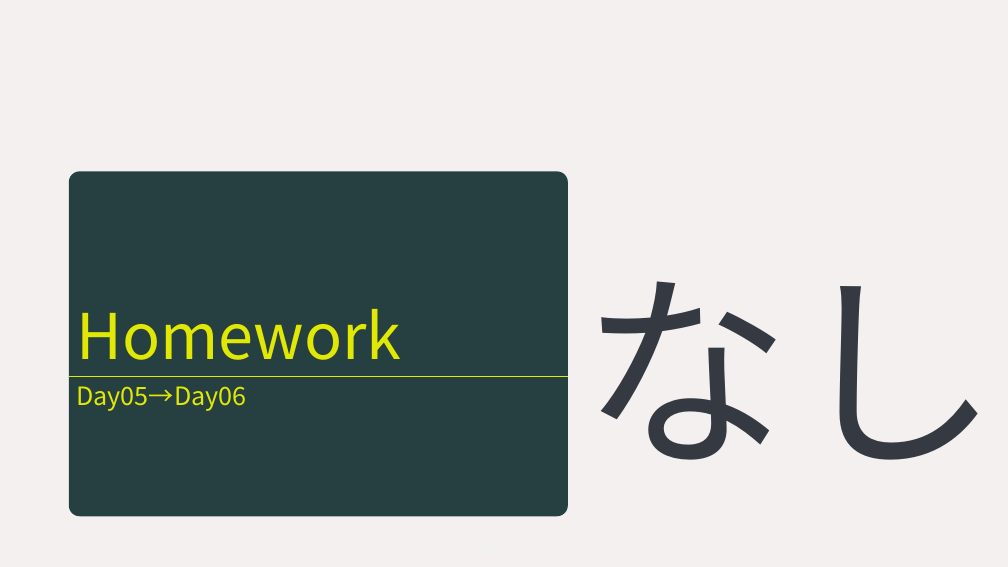
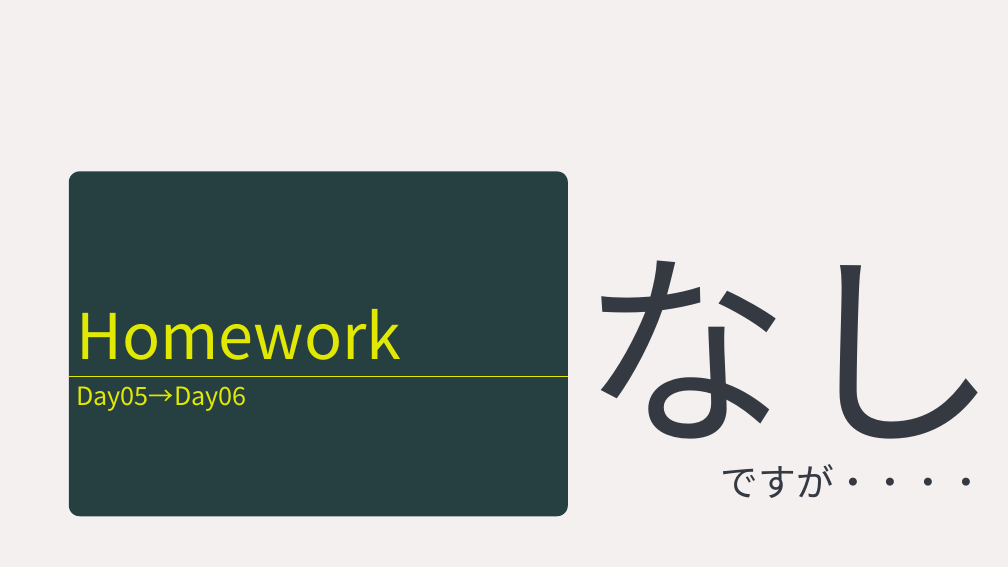
Before and after one commit to YokoyamaLab/PythonBasics, a slide deck: slide 8 of slides/computerScience_day5.pptx (slide 7 before the commit). Drawn at 1008x567 pixels with LibreOffice and Linux fonts; fonts in the diff are those of the drawing. Boxes give left, top, right and bottom in pixels: in the first picture for what was removed or moved away, otherwise in the second. Text is boxed around its words. In the diff, an @@ line names an element or a change of style, - is before the commit and + after.

```diff
--- a/slides/computerScience_day5.pptx
+++ b/slides/computerScience_day5.pptx
@@ text "なし" rewrapped from (581,281,999,460) to (581,260,999,479) @@
@@ text added at (721,464,986,498), 36 pt, text #353941 @@
+ですが・・・・
```
Also in this commit, not shown: 5 other slides changed, 2 slides added.
